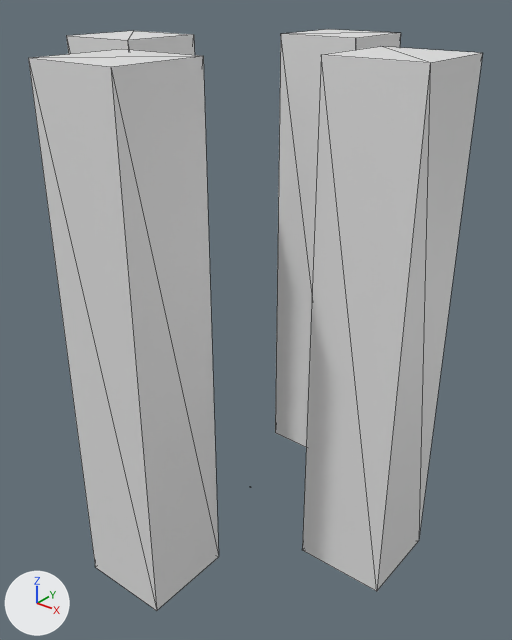
Before and after pictures for a commit that changed the glTF model SennaTowerTamanhoReal.glb.
One viewpoint serves both versions: a camera (50 mm lens) standing at (475.0, -581.0, 610.0) and looking at (13.0, -4.0, 252.0). Arrows for +X, +Y and +Z are at lower left; the lights stay in place. Mesh edges are drawn as thin lines. Vertices at the same position are counted once.
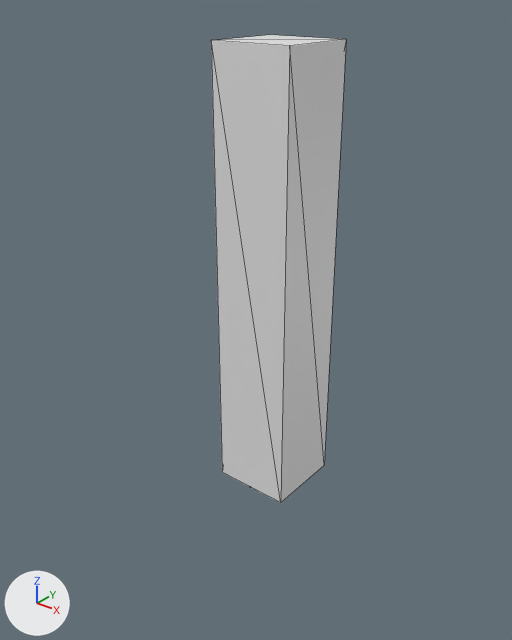
Commit message: Update Tamanho Real

The change, as JSON lines over the scene's bpy script:
```json
{"block": "me_cube", "where": "me_cube.from_pydata(...)  # 40 vertices, 60 faces; spans x -220.0..220.0, y -220.0..220.0, z 0.0..550.0"}
{"block": "me_cube", "where": "# used by ob_cube; location = (0.0, 0.0, 0.0)"}
{"block": "me_cube", "where": "# verts and faces of me_cube; kept vertices keep their numbers, new ones are numbered from 40"}
{"block": "me_cube", "where": "# before: 8 (50.0, 220.0, 550.0) at pixel (400, 32), 9 (50.0, 220.0, 0.0), 10 (50.0, 120.0, 550.0) at pixel (355, 38), 11 (50.0, 120.0, 0.0), 12 (-50.0, 220.0, 550.0) at pixel (328, 29)"}
{"block": "me_cube", "where": "# before: 13 (-50.0, 220.0, 0.0), 14 (-50.0, 120.0, 550.0) at pixel (280, 33), 15 (-50.0, 120.0, 0.0) at pixel (275, 432)"}
{"block": "me_cube", "change": "me_cube part 1: the loose piece of 8 vertices spanning x -50.0..50.0, y -220.0..-120.0, z 0.0..550.0 is deleted"}
{"block": "me_cube", "change": "me_cube part 2: the loose piece of 8 vertices spanning x -220.0..-120.0, y -50.0..50.0, z 0.0..550.0 is deleted"}
{"block": "me_cube", "change": "me_cube part 3: the loose piece of 8 vertices spanning x 120.0..220.0, y -50.0..50.0, z 0.0..550.0 is deleted"}
{"block": "me_cube", "change": "me_cube part 4"}
{"op": "add", "block": "me_cube", "code": "for i in [*range(8, 16)]: verts[i] += (0.0, -119.0, 0.0)"}
```

Boxes [x1, y1, x2, y2] around the edits, measured in the pictures (512 x 640 px; the box of a moved part takes in the faces that stretch with it):
```json
{"object": "Cube", "change": "reshaped", "before": [28, 29, 482, 611], "after": [211, 35, 346, 503], "on screen": "70% narrower, 20% shorter"}
{"part": 1, "of": "me_cube", "change": "deleted", "before": [28, 49, 219, 611]}
{"part": 2, "of": "me_cube", "change": "deleted", "before": [67, 31, 195, 55]}
{"part": 3, "of": "me_cube", "change": "deleted", "before": [302, 46, 482, 591]}
{"part": 4, "of": "me_cube", "change": "moved or reshaped", "before": [275, 29, 401, 447], "after": [211, 35, 346, 503]}
```
